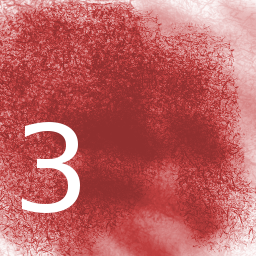
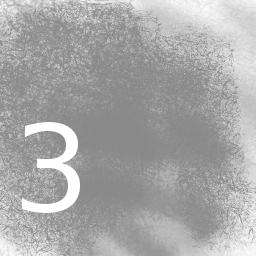
Before/after of a 256 × 256 layered artwork. What changed in the layer stack:
added layer "unavailable" above "selected" over (0, 0, 256, 256)
hid "selected" over (0, 0, 256, 256)
